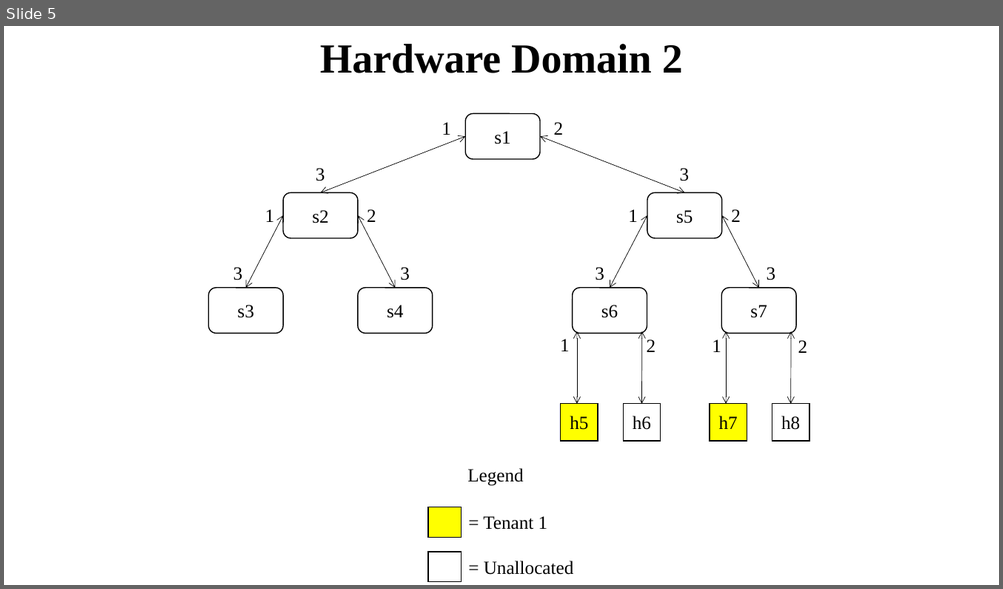
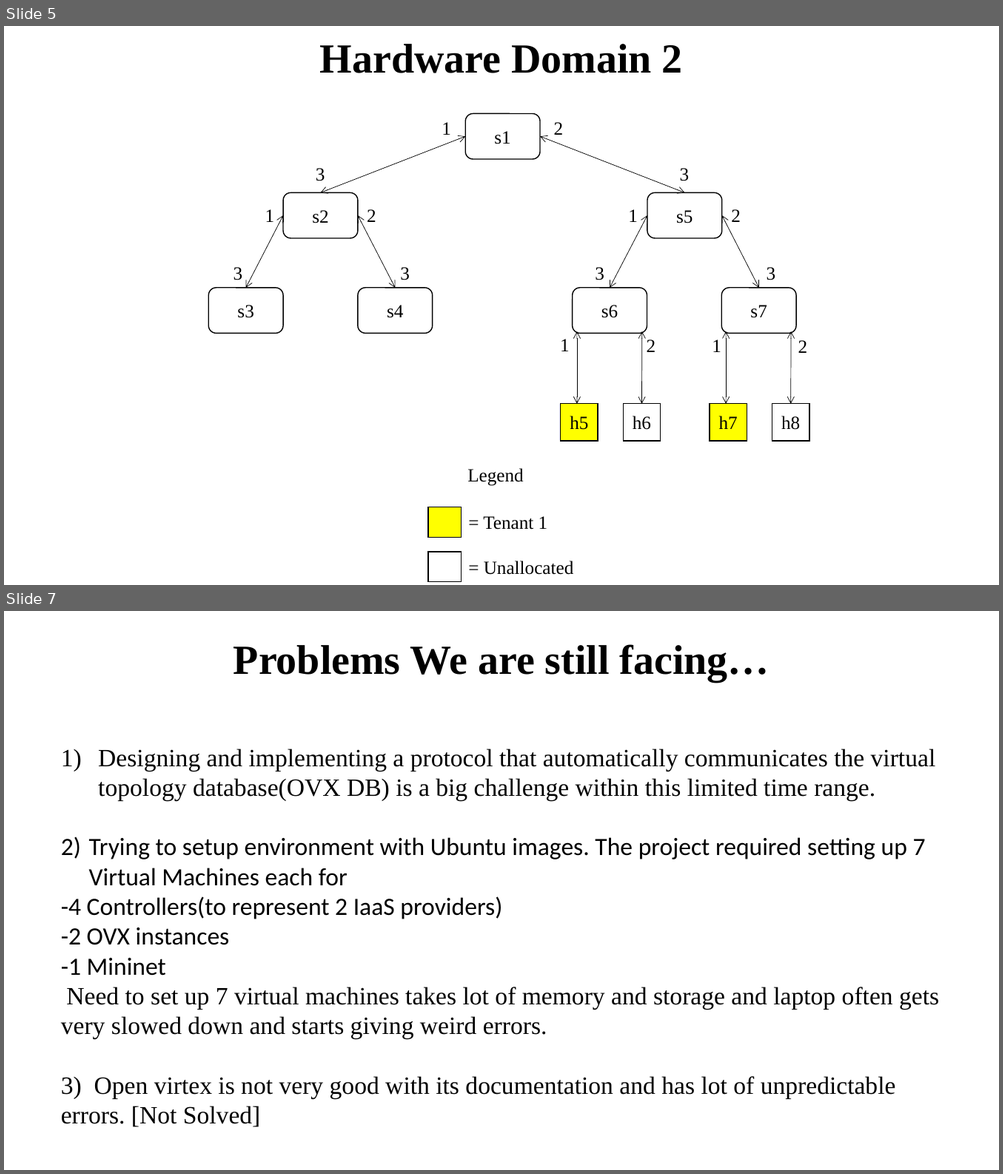
Before and after one commit to BU-NU-CLOUD-SP16/Network-Programmability-as-a-Service, a slide deck: Sprint_3.pptx. Shown one above the other, each under a label of ours: slide 5 before the commit, slides 5 and 7 after it; the slides between them are not shown. The pictures are 1003x589 and 1003x1174 pixels, drawn with LibreOffice and Linux fonts; fonts in the diff are those of the drawing. Boxes give left, top, right and bottom in pixels: in the first picture for what was removed or moved away, otherwise in the second. Text is boxed around its words. In the diff, an @@ line names an element or a change of style, - is before the commit and + after.

Commit message:
made changes to burndown chart and added problems facewd

```diff
--- a/Sprint_3.pptx
+++ b/Sprint_3.pptx
@@ slide 7 added at bbox=[4, 611, 999, 1170], background #FFFFFF @@
@@ title added at bbox=[233, 644, 769, 682], 40 pt, text #000000, bold @@
+Problems We are still facing…
@@ text added at bbox=[61, 749, 939, 1128], 24 pt, text #000000 @@
+1) Designing and implementing a protocol that automatically communicates the virtual topology database(OVX DB) is a big challenge within this limited time range.
+2) Trying to setup environment with Ubuntu images. The project required setting up 7 Virtual Machines each for
+-4 Controllers(to represent 2 IaaS providers)
+-2 OVX instances
+-1 Mininet
+Need to set up 7 virtual machines takes lot of memory and storage and laptop often gets very slowed down and starts giving weird errors.
+3) Open virtex is not very good with its documentation and has lot of unpredictable errors. [Not Solved]
```
Also in this commit, not shown: 1 slide changed, 1 other slide added, 1 slide removed.
